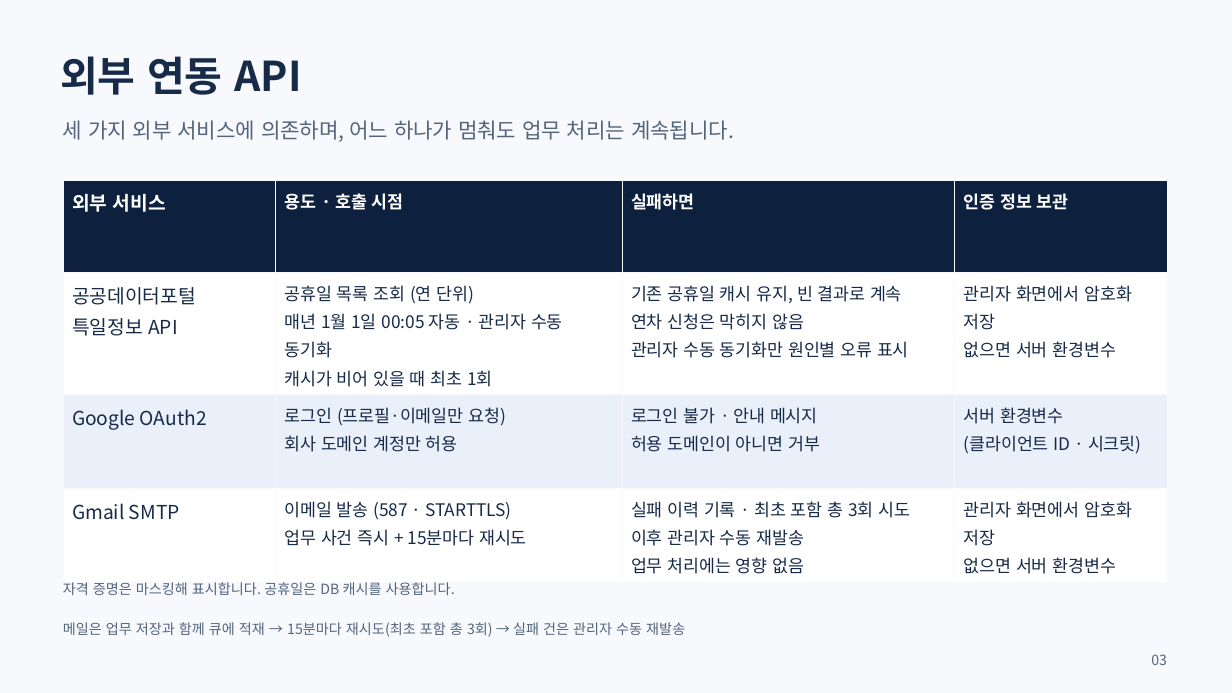
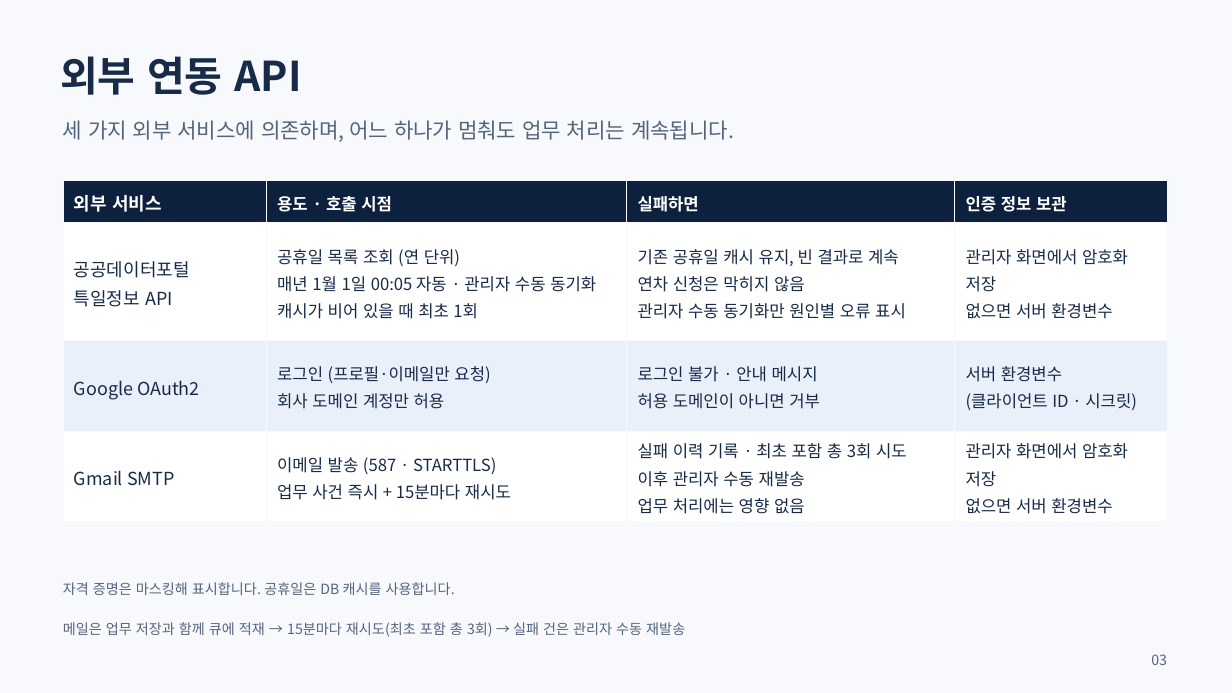
Before and after one commit to yejun9052/mlsoft-first-project, a slide deck: slide 3 of docs/발표자료/연차ON-프로젝트-소개-2026-09-11.pptx. Drawn at 1232x693 pixels with LibreOffice and Linux fonts; fonts in the diff are those of the drawing. Boxes give left, top, right and bottom in pixels: in the first picture for what was removed or moved away, otherwise in the second. Text is boxed around its words. In the diff, an @@ line names an element or a change of style, - is before the commit and + after.

```diff
--- a/docs/발표자료/연차ON-프로젝트-소개-2026-09-11.pptx
+++ b/docs/발표자료/연차ON-프로젝트-소개-2026-09-11.pptx
@@ table at [63,180,1167,518] @@
@@ size 15 to 14 pt in "외부 서비스", "공공데이터포털", "특일정보 API", "Google OAuth2" and 1 more places @@
@@ size 13.5 to 13 pt in "용도 · 호출 시점", "실패하면", "인증 정보 보관", "공휴일 목록 조회 (연 단위)" and 20 more places @@
```
Also in this commit, not shown: 2 other slides changed.
